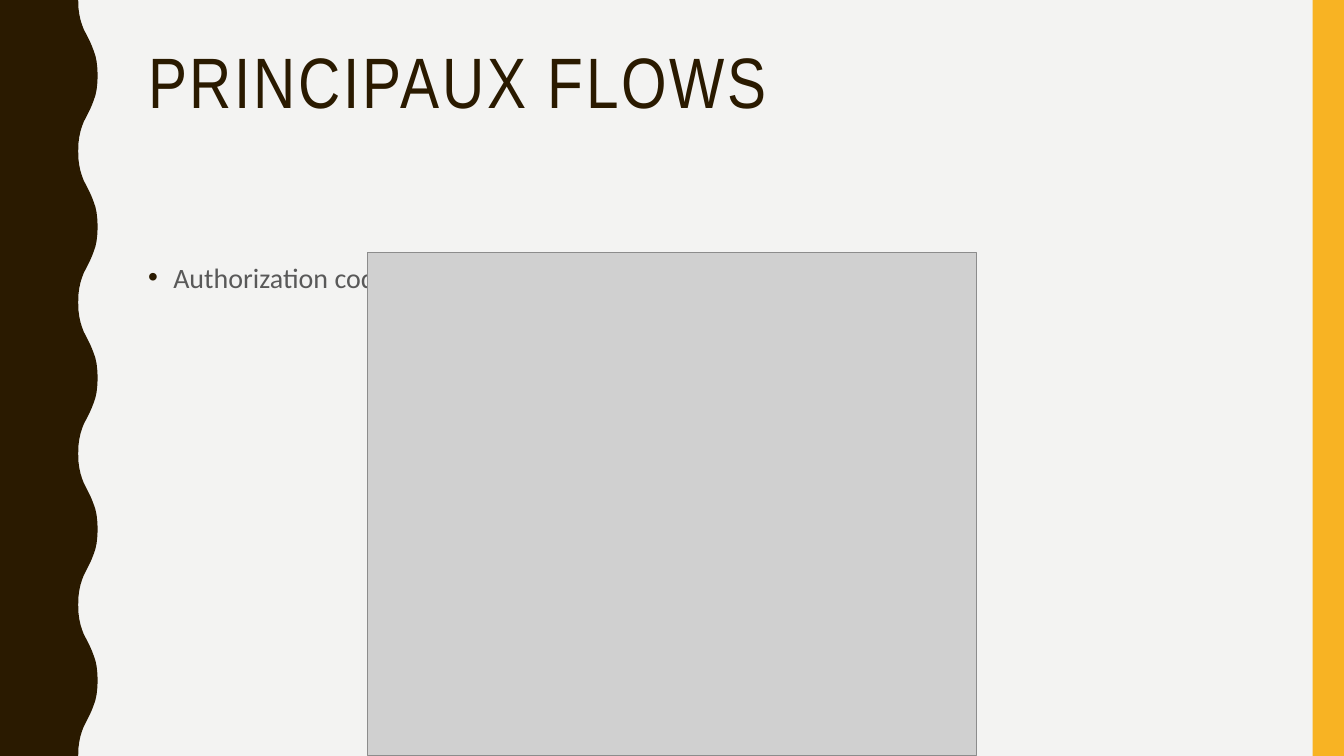
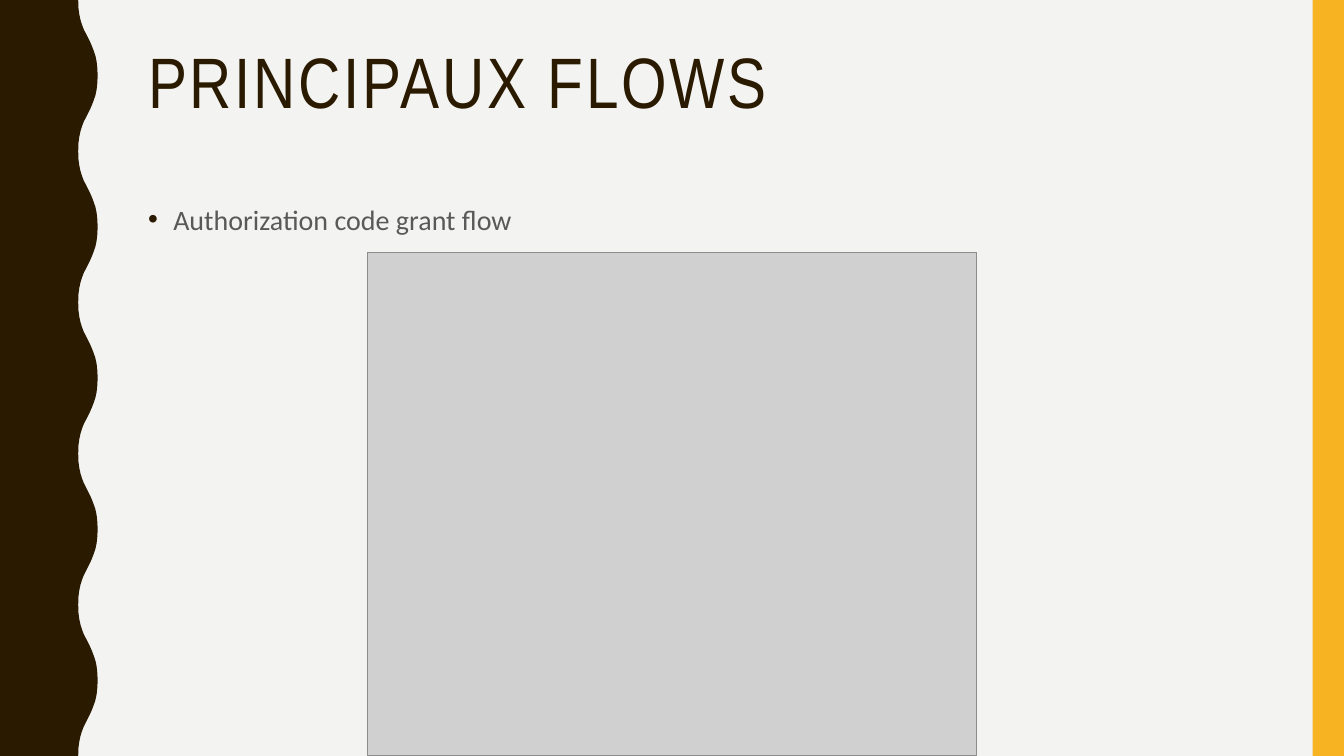
Before and after one commit to jeromefirlej/oidc-samples, a slide deck: slide 6 of Prez OIDC.pptx (slide 5 before the commit). Drawn at 1344x756 pixels with LibreOffice and Linux fonts; fonts in the diff are those of the drawing; grey boxes stand for pictures. Boxes give left, top, right and bottom in pixels: in the first picture for what was removed or moved away, otherwise in the second. Text is boxed around its words. In the diff, an @@ line names an element or a change of style, - is before the commit and + after.

```diff
--- a/Prez OIDC.pptx
+++ b/Prez OIDC.pptx
@@ text "Authorization code grant flow" rewrapped from <box>173,265,390,295</box> to <box>173,210,512,235</box> @@
```
Also in this commit, not shown: 3 other slides changed, 2 slides added, 1 slide removed, 57 other files.
